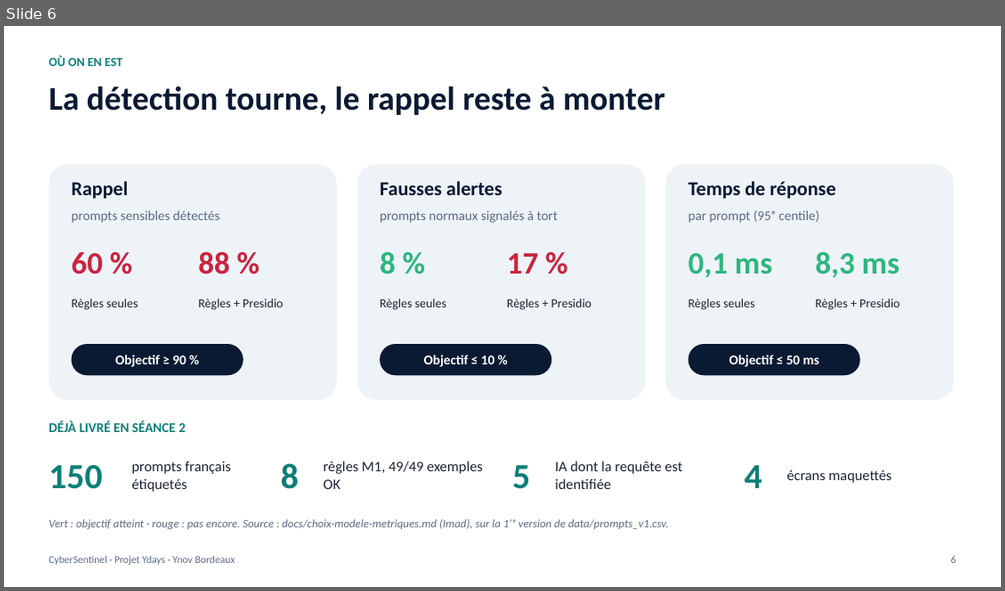
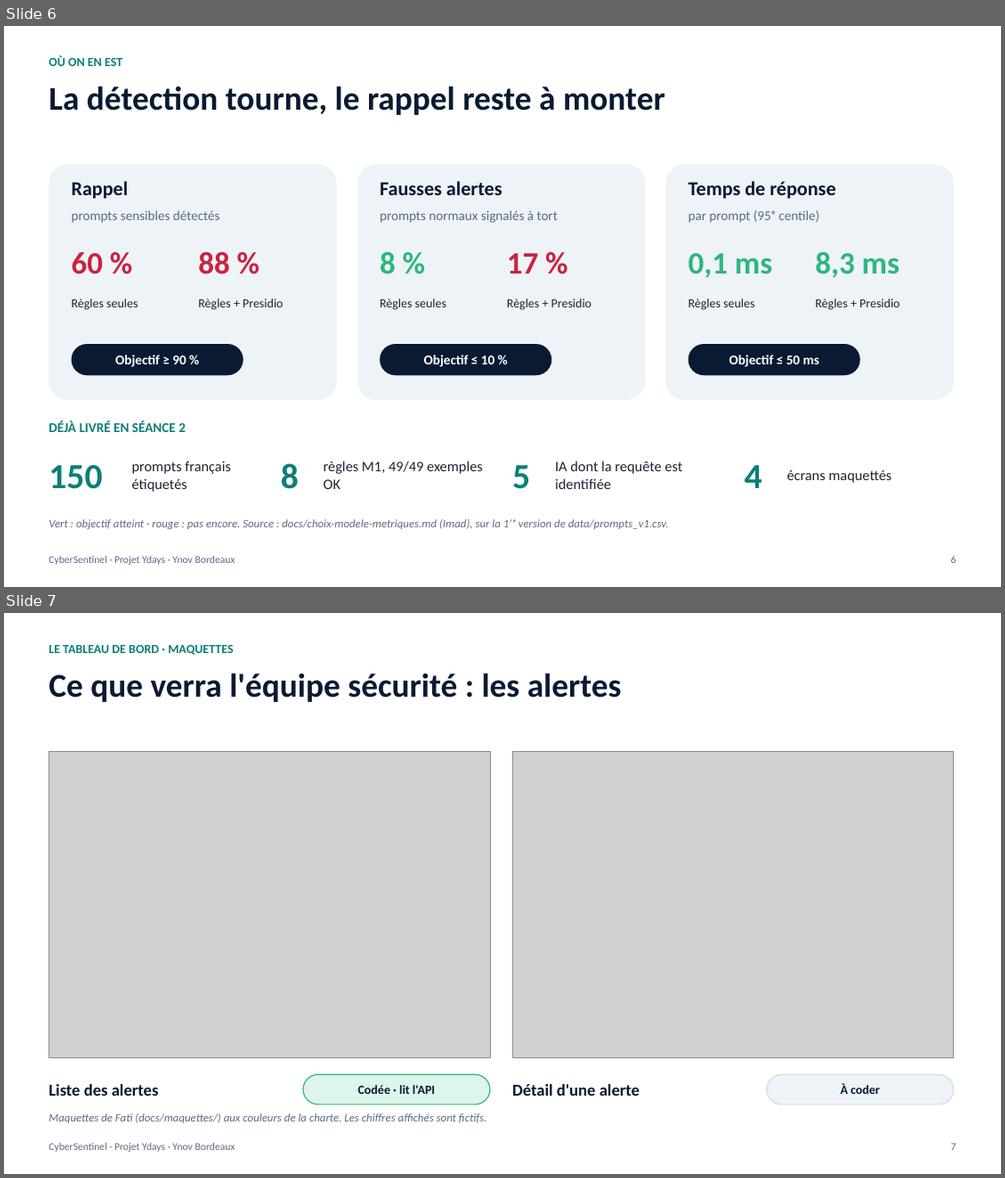
Before and after one commit to fatima774/projet_ydays, a slide deck: docs/presentations/seance-02/CyberSentinel-presentation.pptx. Shown one above the other, each under a label of ours: slide 6 before the commit, slides 6 and 7 after it. The pictures are 1005x591 and 1005x1178 pixels, drawn with LibreOffice and Linux fonts; fonts in the diff are those of the drawing; grey boxes stand for pictures. Boxes give left, top, right and bottom in pixels: in the first picture for what was removed or moved away, otherwise in the second. Text is boxed around its words. In the diff, an @@ line names an element or a change of style, - is before the commit and + after.

```diff
--- a/docs/presentations/seance-02/CyberSentinel-presentation.pptx
+++ b/docs/presentations/seance-02/CyberSentinel-presentation.pptx
@@ slide 7 added at (4, 613, 1001, 1174), background #FFFFFF @@
@@ text added at (48, 645, 233, 655), 12 pt, text #0B7F77, bold @@
+LE TABLEAU DE BORD · MAQUETTES
@@ text added at (48, 673, 622, 702), 32 pt, text #0A1A33, bold @@
+Ce que verra l'équipe sécurité : les alertes
@@ picture added at (48, 751, 490, 1058) @@
@@ picture added at (512, 751, 954, 1058) @@
@@ text added at (48, 1084, 159, 1095), 16 pt, text #0A1A33, bold @@
+Liste des alertes
@@ rounded rectangle added at (303, 1074, 490, 1104), fill #DDF5EA, outline #2EB67D 1 pt @@
@@ text added at (358, 1085, 435, 1094), 12 pt, text #0A1A33, bold @@
+Codée · lit l'API
@@ text added at (512, 1084, 639, 1095), 16 pt, text #0A1A33, bold @@
+Détail d'une alerte
@@ rounded rectangle added at (767, 1074, 954, 1104), fill #EEF3F8, outline #D5DBE5 1 pt @@
@@ text added at (841, 1083, 880, 1094), 12 pt, text #0A1A33, bold @@
+À coder
@@ text added at (48, 1113, 486, 1123), 11 pt, text #5B6B82, italic @@
+Maquettes de Fati (docs/maquettes/) aux couleurs de la charte. Les chiffres affichés sont fictifs.
@@ text added at (48, 1143, 235, 1151), 10 pt, text #5B6B82 @@
+CyberSentinel · Projet Ydays · Ynov Bordeaux
@@ text added at (951, 1143, 956, 1150), 10 pt, text #5B6B82 @@
+7
```
Also in this commit, not shown: 9 slides changed, 1 other slide added, 37 other files.
